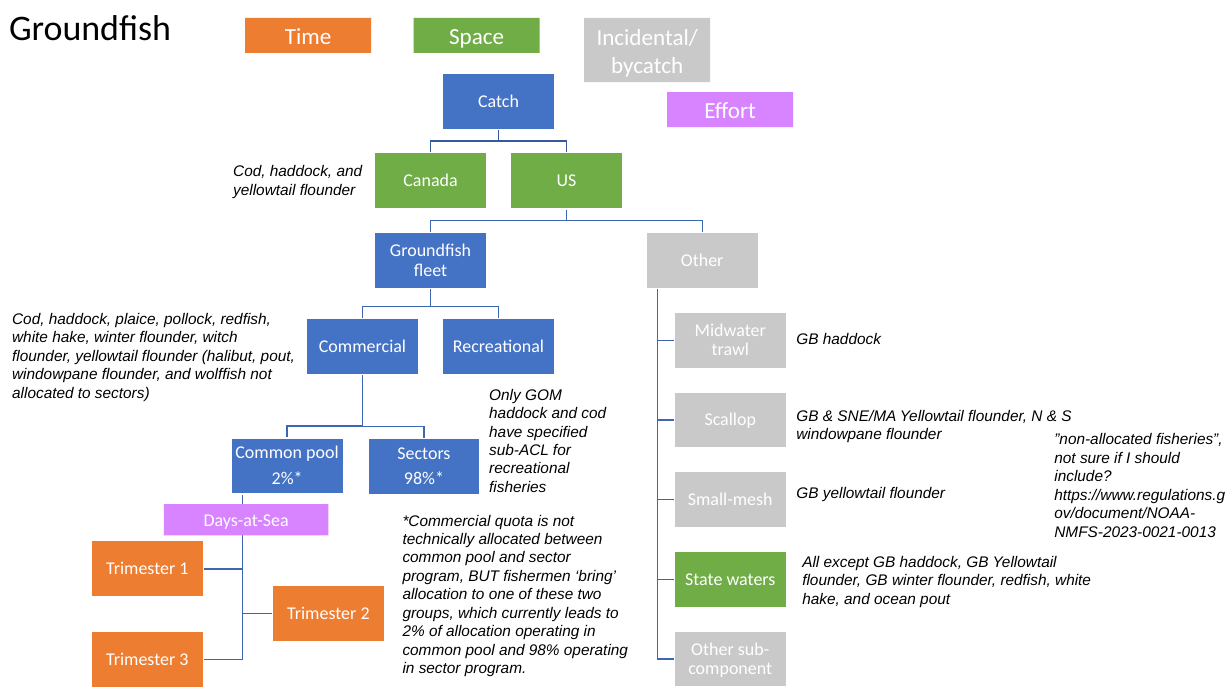
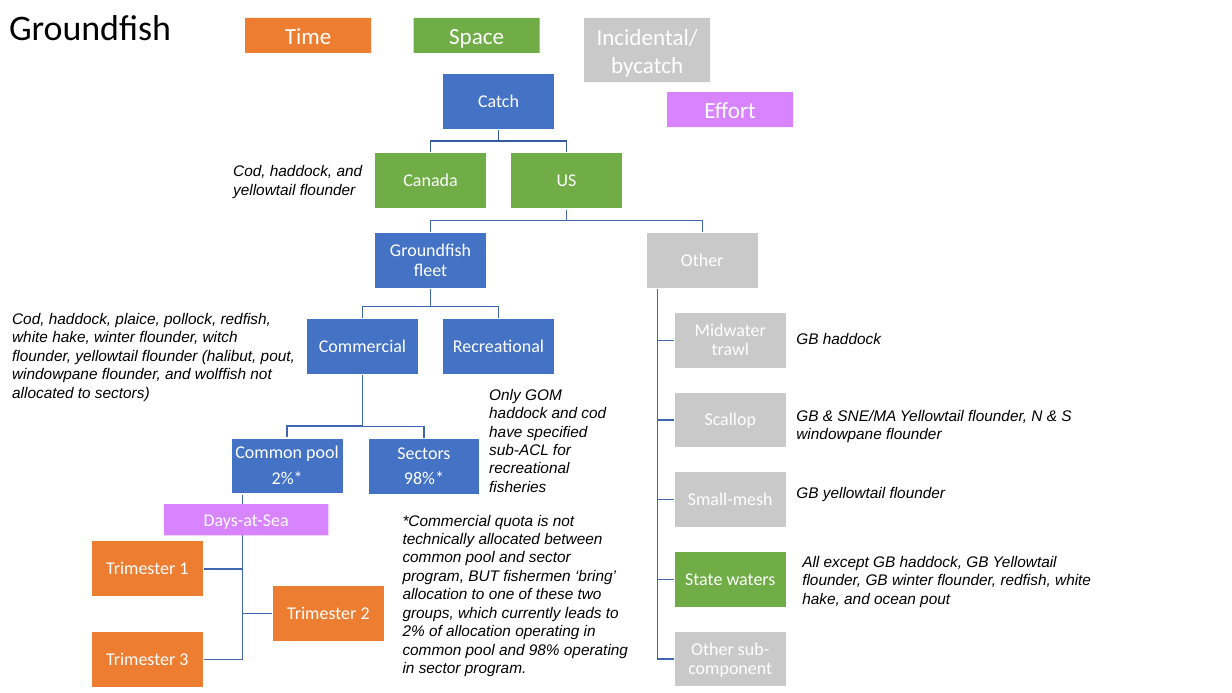
Before and after one commit to zoekitchel/cc_allocation, a slide deck: slide 4 of figures/flow_charts.pptx. Drawn at 1232x693 pixels with LibreOffice and Linux fonts; fonts in the diff are those of the drawing. Boxes give left, top, right and bottom in pixels: in the first picture for what was removed or moved away, otherwise in the second. Text is boxed around its words. In the diff, an @@ line names an element or a change of style, - is before the commit and + after.

Commit message:
small edit to flow chart for groundfish in NE

```diff
--- a/figures/flow_charts.pptx
+++ b/figures/flow_charts.pptx
@@ text removed at [1054, 433, 1225, 537] @@
-”non-allocated fisheries”, not sure if I should include? https://www.regulations.gov/document/NOAA-NMFS-2023-0021-0013
```
